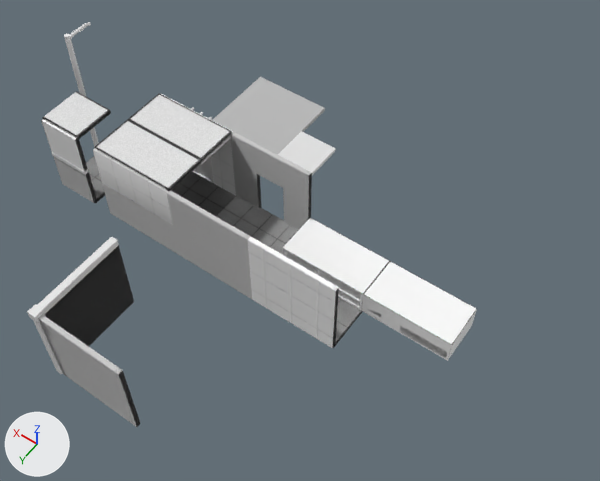
The Blender file BlenderImports/environment_models.blend, before and after one commit.
The view is the same before and after, from a camera (50 mm lens) standing at (-22.8, 17.63, 28.59) and looking at (-10.69, 0.67, 1.93). The axes (+X, +Y, +Z) are drawn at lower left. The lights are the same throughout.

Script lines for the objects in view, before the commit:
```python
me_cube_019 = bpy.data.meshes.new('Cube.019')
me_cube_019.from_pydata(...)  # 48 vertices, 46 faces; spans x -2.0..2.0, y -1.0..1.0, z -0.6..0.6
me_cube_019.materials.append(mat_countermat)  # picture img_maincounteruv_map_png
me_cube_020 = bpy.data.meshes.new('Cube.020')
me_cube_020.from_pydata(...)  # a box spanning x -1.0..1.0, y -1.0..1.0, z -1.0..1.0
me_cube_020.materials.append(mat_storefloor)  # its picture is missing
me_cube_024 = bpy.data.meshes.new('Cube.024')
me_cube_024.from_pydata(...)  # 16 vertices, 10 faces; spans x -1.0..1.0, y -1.0..1.0, z -1.0..1.0
me_cube_024.materials.append(mat_storewall)  # its picture is missing
ob_counter = bpy.data.objects.new('Counter', me_cube_019)
ob_counter.location = (-16.0, 0.0, 0.7)
ob_fullfloor_003 = bpy.data.objects.new('FullFloor.003', me_cube_020)
ob_fullfloor_003.location = (-4.0, 1.0, 0.0)
ob_fullfloor_003.scale = (2.0, 2.0, 0.1)
ob_wall1doorway = bpy.data.objects.new('Wall1Doorway', me_cube_024)
ob_wall1doorway.location = (-8.0, -1.0, 2.0)
ob_wall1doorway.rotation_euler = (1.571, 0.0, 0.0)  # degrees (90, 0, 0)
ob_wall1doorway.scale = (2.0, 2.0, 0.1)
# also in view: 'Wall1Half2' at (-4.0, 3.0, 3.0); 'Wall2Doorway' at (-4.0, -1.0, 2.0); 'Wall1Half1' at (-4.0, 3.0, 1.0); 'FullCeiling' at (-4.0, 1.0, 4.0); 'Quarter1Wall1' at (0.0, 3.0, 1.0)
```
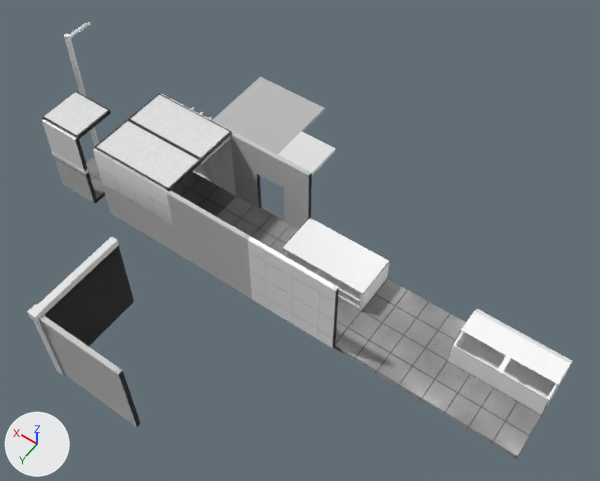
What changed in the scene script:
```text
Add me_cube_033:
    me_cube_033.from_pydata(...)  # 80 vertices, 86 faces; spans x -2.0..2.0, y -1.0..1.0, z -0.6..0.88
    me_cube_033.materials.append(mat_countermat)  # picture img_maincounteruv_map_png
Add me_cube_038:
    me_cube_038.from_pydata(...)  # 14 vertices, 9 faces; spans x -2.0..2.0, y -1.0..-0.62, z 0.24..0.88
    me_cube_038.materials.append(mat_countermat)  # picture img_maincounteruv_map_png
Change ob_counter:
    add ob_counter.hide_set(True)
Add ob_freezerglass:
    ob_freezerglass = bpy.data.objects.new('FreezerGlass', me_cube_038)
    ob_freezerglass.parent = ob_icecreamfreezer
    ob_freezerglass.matrix_parent_inverse = Matrix(((1.0, 0.0, 0.0, 20.0), (0.0, 1.0, 0.0, 0.0), (0.0, 0.0, 1.0, -0.7), (0.0, 0.0, 0.0, 1.0)))
    ob_freezerglass.location = (-20.0, 0.0, 0.7)
    _m = ob_freezerglass.modifiers.new('Solidify', 'SOLIDIFY')
    _m.thickness = 0.005
Add ob_icecreamfreezer:
    ob_icecreamfreezer = bpy.data.objects.new('IceCreamFreezer', me_cube_033)
    ob_icecreamfreezer.location = (-20.0, 0.0, 0.7)
    _m = ob_icecreamfreezer.modifiers.new('Solidify', 'SOLIDIFY')
Add ob_fullfloor_005:
    ob_fullfloor_005 = bpy.data.objects.new('FullFloor.005', me_cube_020.copy())  # the mesh of ob_fullfloor_003
    ob_fullfloor_005.location = (-20.0, 1.0, 0.0)
    ob_fullfloor_005.scale = (2.0, 2.0, 0.1)
Add ob_fullfloor_004:
    ob_fullfloor_004 = bpy.data.objects.new('FullFloor.004', me_cube_020.copy())  # the mesh of ob_fullfloor_003
    ob_fullfloor_004.location = (-16.0, 1.0, 0.0)
    ob_fullfloor_004.scale = (2.0, 2.0, 0.1)
```

Where the change shows, as pixel boxes (x1, y1, x2, y2) in the pictures (600 x 481 px):
'FullFloor.004', added
    after: (334, 278, 466, 401)
'IceCreamFreezer', added
    after: (448, 311, 570, 415)
'Counter', hidden
    before: (362, 261, 477, 361)
'FullFloor.005', added
    after: (421, 361, 564, 459)
'FreezerGlass', added
    after: (475, 309, 572, 367)
